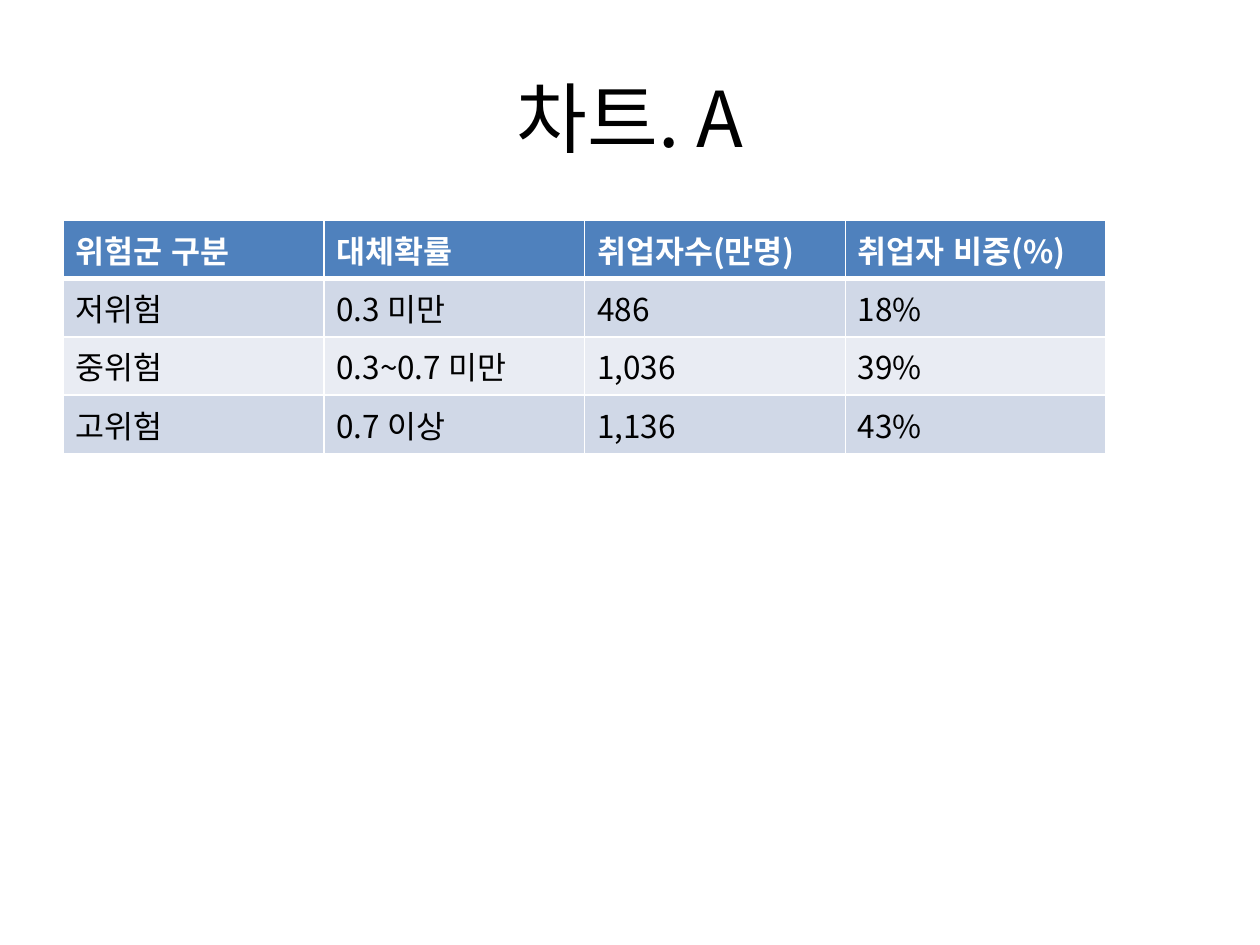
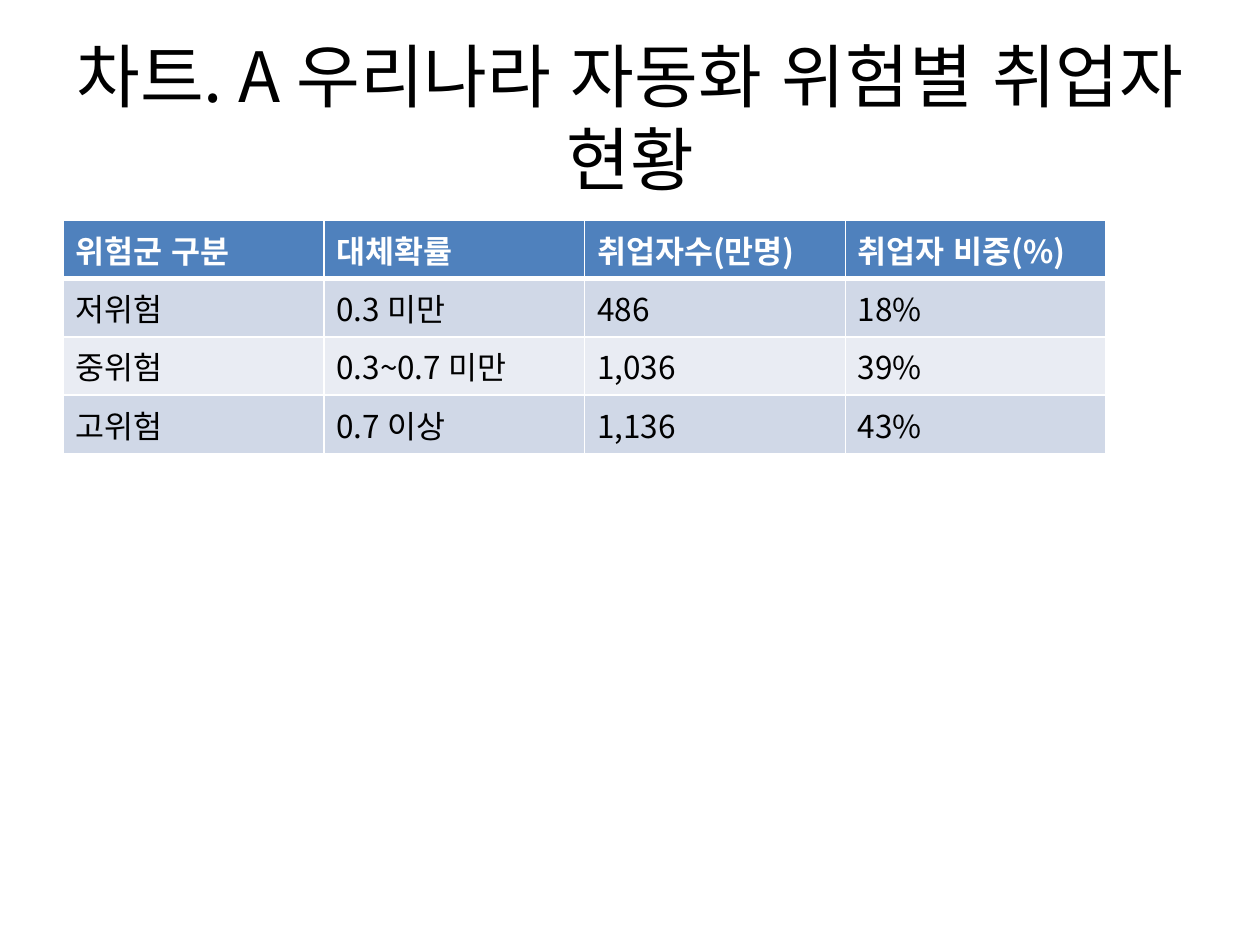
Before and after one commit to externalbrainlab/externalbrainlab.github.io, a slide deck: slide 1 of ppt/그림_인공지능_일자리(추가).pptx. Drawn at 1260x945 pixels with LibreOffice and Linux fonts; fonts in the diff are those of the drawing. Boxes give left, top, right and bottom in pixels: in the first picture for what was removed or moved away, otherwise in the second. Text is boxed around its words. In the diff, an @@ line names an element or a change of style, - is before the commit and + after.

```diff
--- a/ppt/그림_인공지능_일자리(추가).pptx
+++ b/ppt/그림_인공지능_일자리(추가).pptx
@@ title at (x1=76, y1=44, x2=1183, y2=191): text changed; size 44 to 39.6 pt @@
-차트. A
+차트. A 우리나라 자동화 위험별 취업자 현황
```
Also in this commit, not shown: 1 other slide changed, 4 other files.
